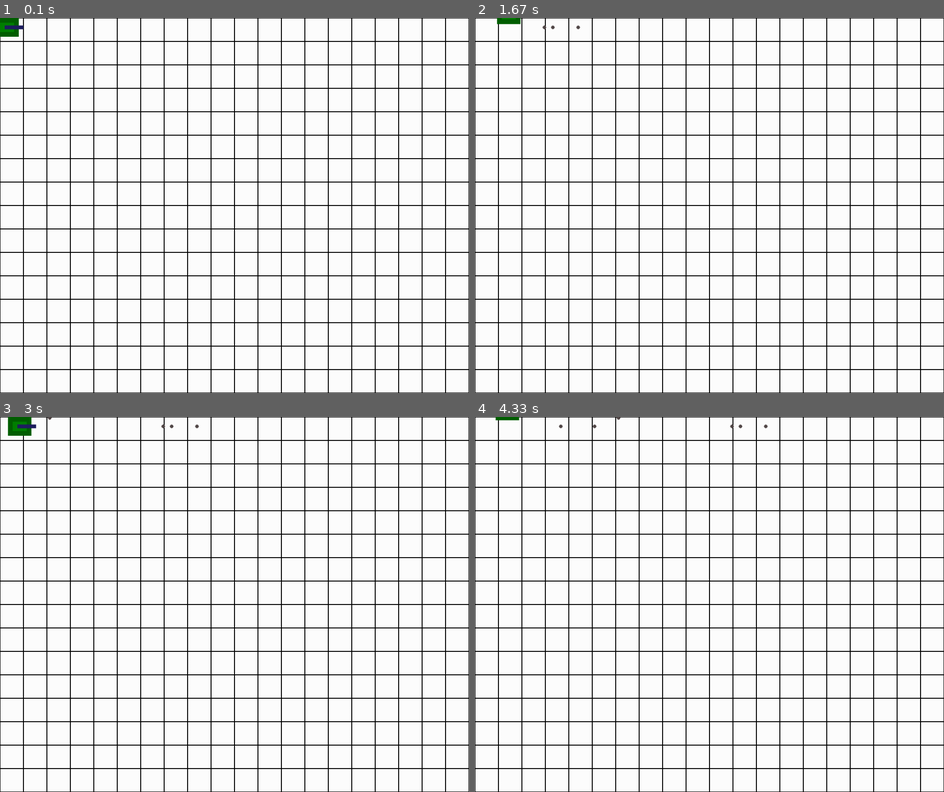
Above: before the commit, frames 1-4 (two rows, left to right).
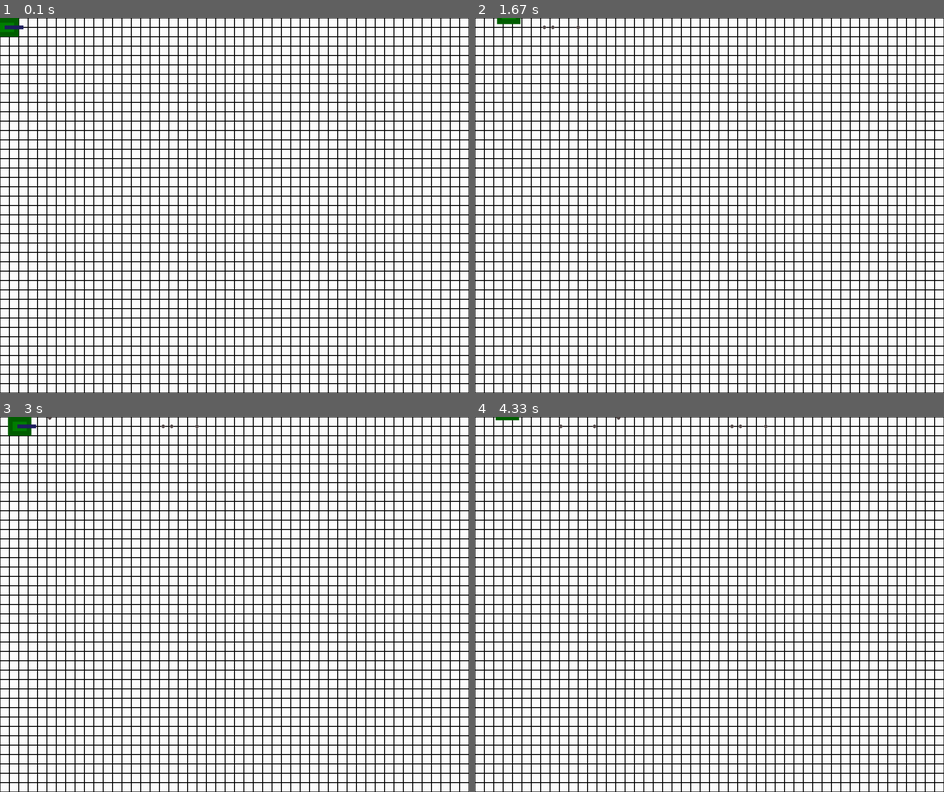
Above: after the commit, the same moments.

Repository: will-hd/Tank-Trouble
Game: pygame game, started from run.py
Same seed, same stepped clock (60 frames per second), same inputs: the game is played once before the commit and once after it.
Inputs:
- Up to frame 1 (0.1 s): no input
- Up to frame 2 (1.67 s): tap F at 0.33, 0.73, 1.03, 1.23, 1.57 s; hold Right 0.67-1.13 s; hold Up 1.17-1.47 s; hold Right from 1.5 s (still down)
- Up to frame 3 (3 s): tap F at 1.87, 2.07, 2.37, 2.63, 2.97 s; release Right at 1.97 s; hold Left 2-2.53 s; hold Down 2.57-2.87 s; hold Left from 2.9 s (still down)
- Up to frame 4 (4.33 s): tap F at 3.27, 3.4, 3.8, 4.1 s; release Left at 3.3 s; hold Up 3.33-3.7 s; hold Right from 3.73 s (still down)

The runs differ from the first frame. In frame 1, 20% of the frame differs, in the area x 0-100%, y 0-100%; in frame 2, 20%; in frame 3, 20%; in frame 4, 20%.

Commit message:
add tank to tank_group in __init__ instead

Diff:
--- a/run.py
+++ b/run.py
@@ -19,14 +19,11 @@
         self.backdrop.fill(constants.WHITE)
         self.backdrop_box = self.screen.get_rect()
 
-        self.add_tank()
         self.bullet_group = pygame.sprite.Group()
+        self.tank_group = pygame.sprite.Group()
 
-    def add_tank(self) -> None:
-        # Instantiate a tank and sprite group
-        self.tank = Tank()
-        self.tank_group = pygame.sprite.Group()
-        self.tank_group.add(self.tank)
+        self.tank = Tank(self.tank_group)
+
 
     def run(self):
         # Game loop
@@ -69,7 +66,7 @@
 
     def draw_grid(self):
 
-        BLOCKSIZE = 50 #Set the size of the grid block
+        BLOCKSIZE = 20 #Set the size of the grid block
 
         for x in range(0, self.display_width, BLOCKSIZE):
             for y in range(0, self.display_height, BLOCKSIZE):
--- a/tank.py
+++ b/tank.py
@@ -3,8 +3,8 @@
 from bullets import Bullet
 
 class Tank(pygame.sprite.Sprite):
-    def __init__(self) -> None:
-        super().__init__()
+    def __init__(self, tank_group) -> None:
+        super().__init__(tank_group)
 
         self.image = pygame.Surface([60, 40], pygame.SRCALPHA)
         pygame.draw.rect(self.image, (0, 96, 0), (0, 00, 50, 40))
@@ -50,7 +50,6 @@
         current_time = pygame.time.get_ticks()
         interval = current_time - self.last_time
 
-
         if interval >= self.shoot_frequency:
             self.last_time = current_time
             return True
@@ -59,6 +58,4 @@
 
 
     def create_bullet(self):
-
-
         return Bullet(self.pos_x, self.pos_y)
